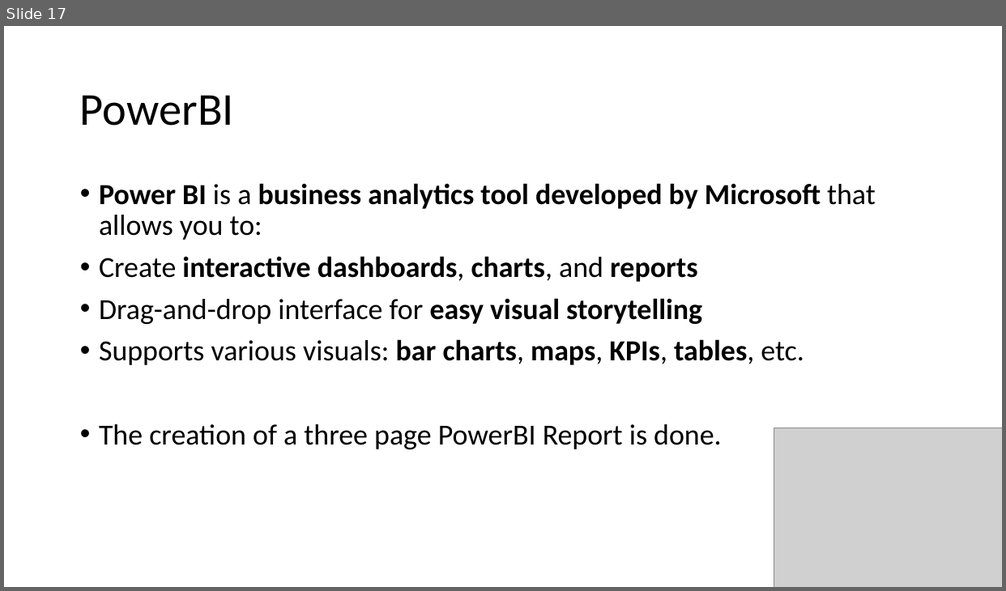
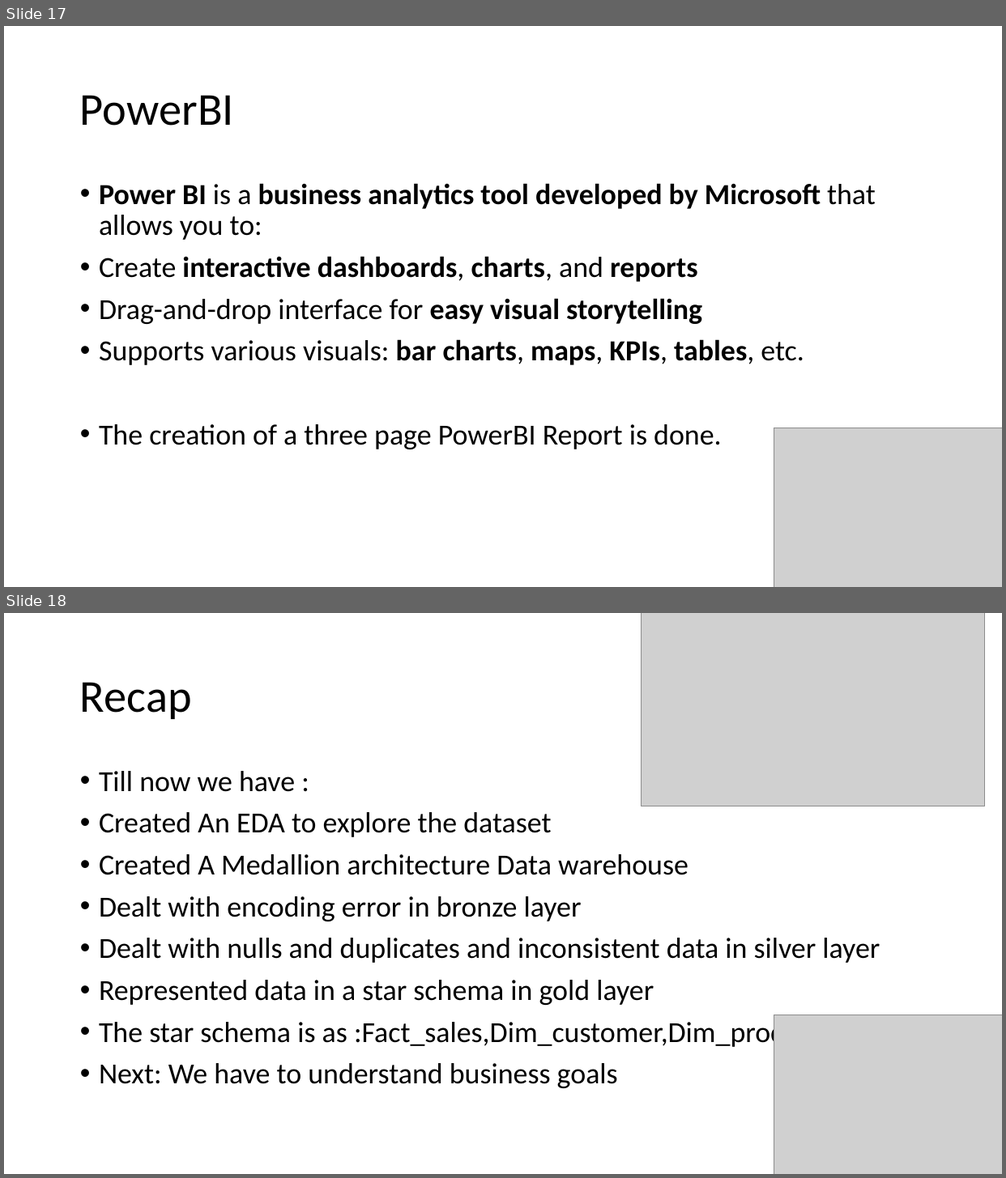
Before and after one commit to Vishwanaathh/RETAIL_SALES_DATA_ANALYTICS, a slide deck: Retail Sales Data Analysis.pptx. Shown one above the other, each under a label of ours: slide 17 before the commit, slides 17 and 18 after it. The pictures are 1006x591 and 1006x1178 pixels, drawn with LibreOffice and Linux fonts; fonts in the diff are those of the drawing; grey boxes stand for pictures. Boxes give left, top, right and bottom in pixels: in the first picture for what was removed or moved away, otherwise in the second. Text is boxed around its words. In the diff, an @@ line names an element or a change of style, - is before the commit and + after.

```diff
--- a/Retail Sales Data Analysis.pptx
+++ b/Retail Sales Data Analysis.pptx
@@ slide 18 added at [4,613,1002,1174], background #FFFFFF @@
@@ picture added at [641,613,985,806] @@
@@ title added at [80,682,192,719], 44 pt, text #000000 @@
+Recap
@@ text added at [99,771,880,1088], 28 pt, text #000000 @@
+• Till now we have :
+• Created An EDA to explore the dataset
+• Created A Medallion architecture Data warehouse
+• Dealt with encoding error in bronze layer
+• Dealt with nulls and duplicates and inconsistent data in silver layer
+• Represented data in a star schema in gold layer
+• The star schema is as :Fact_sales,Dim_customer,Dim_product
+• Next: We have to understand business goals
@@ picture added at [774,1016,1002,1174] @@
```
Also in this commit, not shown: 11 other slides added, 6 other files.
